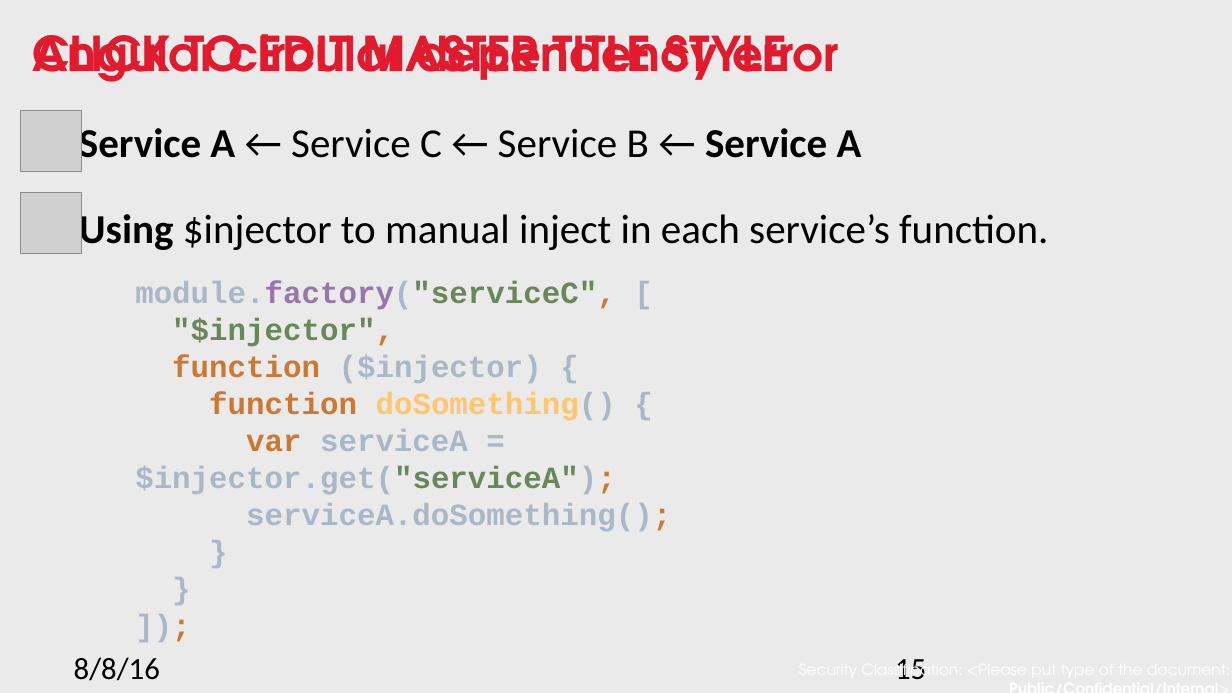
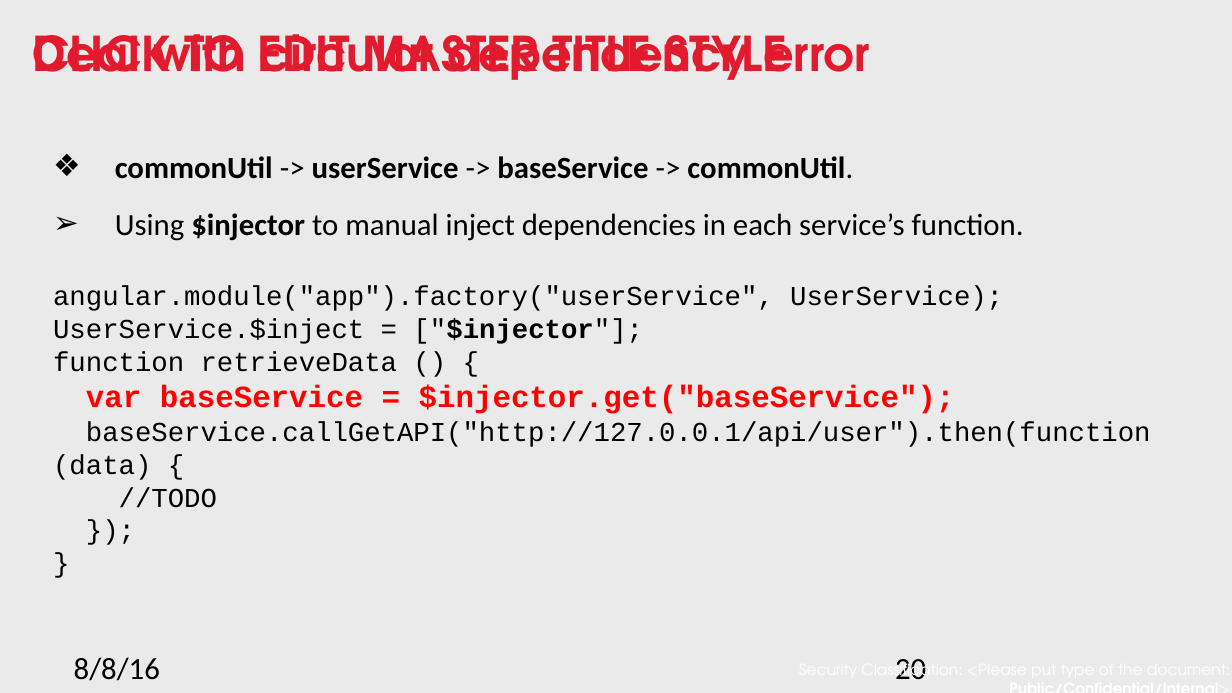
Before and after one commit to nnsan/angular_best_practice, a slide deck: slide 20 of Angular best practice.pptx (slide 15 before the commit). Drawn at 1232x693 pixels with LibreOffice and Linux fonts; fonts in the diff are those of the drawing; grey boxes stand for pictures; background and template pictures are left out. Boxes give left, top, right and bottom in pixels: in the first picture for what was removed or moved away, otherwise in the second. Text is boxed around its words. In the diff, an @@ line names an element or a change of style, - is before the commit and + after.

```diff
--- a/Angular best practice.pptx
+++ b/Angular best practice.pptx
@@ text at <box>33,34,869,80</box>: text changed @@
-Angular circular dependency error
+Deal with circular dependency error
@@ picture removed at <box>21,111,83,172</box> @@
@@ text at <box>53,156,1151,508</box>: text changed; size 24 to 16 pt; font Calibri to Courier New @@
-Service A ← Service C ← Service B ← Service A
-Using $injector to manual inject in each service’s function.
+❖ commonUtil -> userService -> baseService -> commonUtil.
+➢ Using $injector to manual inject dependencies in each service’s function.
+angular.module("app").factory("userService", UserService);
+UserService.$inject = ["$injector"];
+function retrieveData () {
+var baseService = $injector.get("baseService");
+baseService.callGetAPI("http://127.0.0.1/api/user").then(function (data) {
+//TODO
+});
+}
@@ picture removed at <box>21,192,83,254</box> @@
@@ text removed at <box>135,281,671,531</box> @@
-module.factory("serviceC", [
-"$injector",
-function ($injector) {
-function doSomething() {
-var serviceA = $injector.get("serviceA");
-serviceA.doSomething();
-}
-}
-]);
@@ page number at <box>895,659,926,680</box>: text changed @@
-15
+20
```
Also in this commit, not shown: 8 other slides changed, 26 slides added, 8 slides removed.
